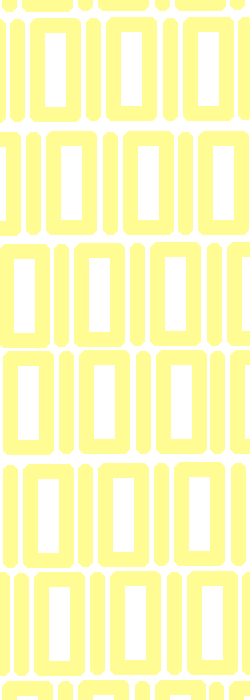
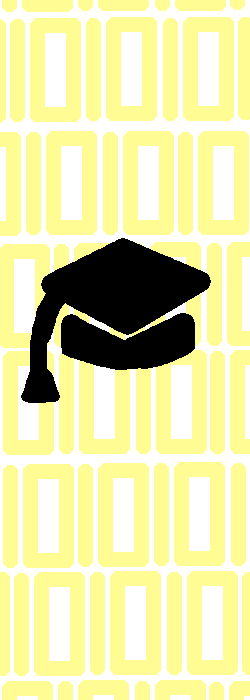
Comparing the layer stacks of the two 250px x 700px images. Changes:
added layer "Layer #1" above "Layer" over [21, 238, 211, 403]
